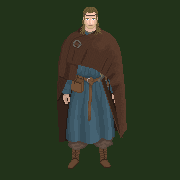
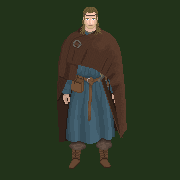
Revision of a layered 180px x 180px image; what changed, layer by layer:
painted on "you" over 68, 137, 114, 169
